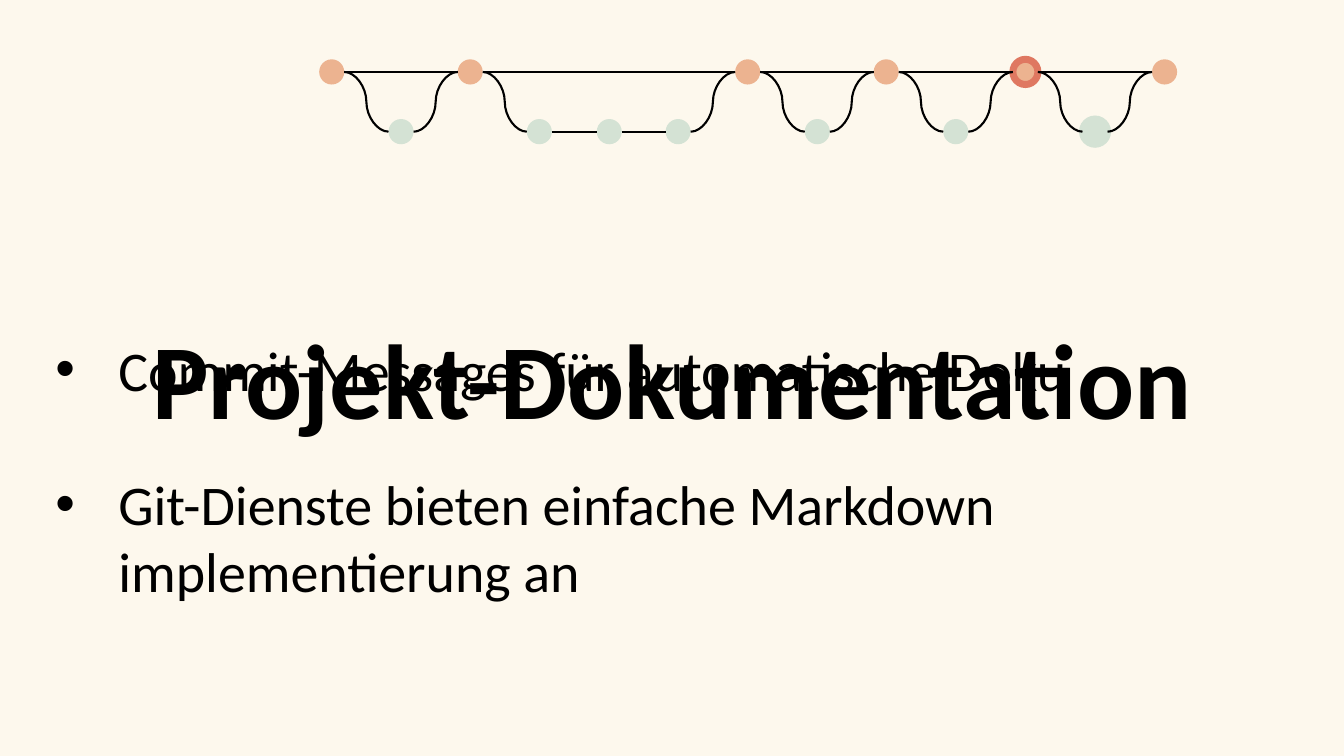
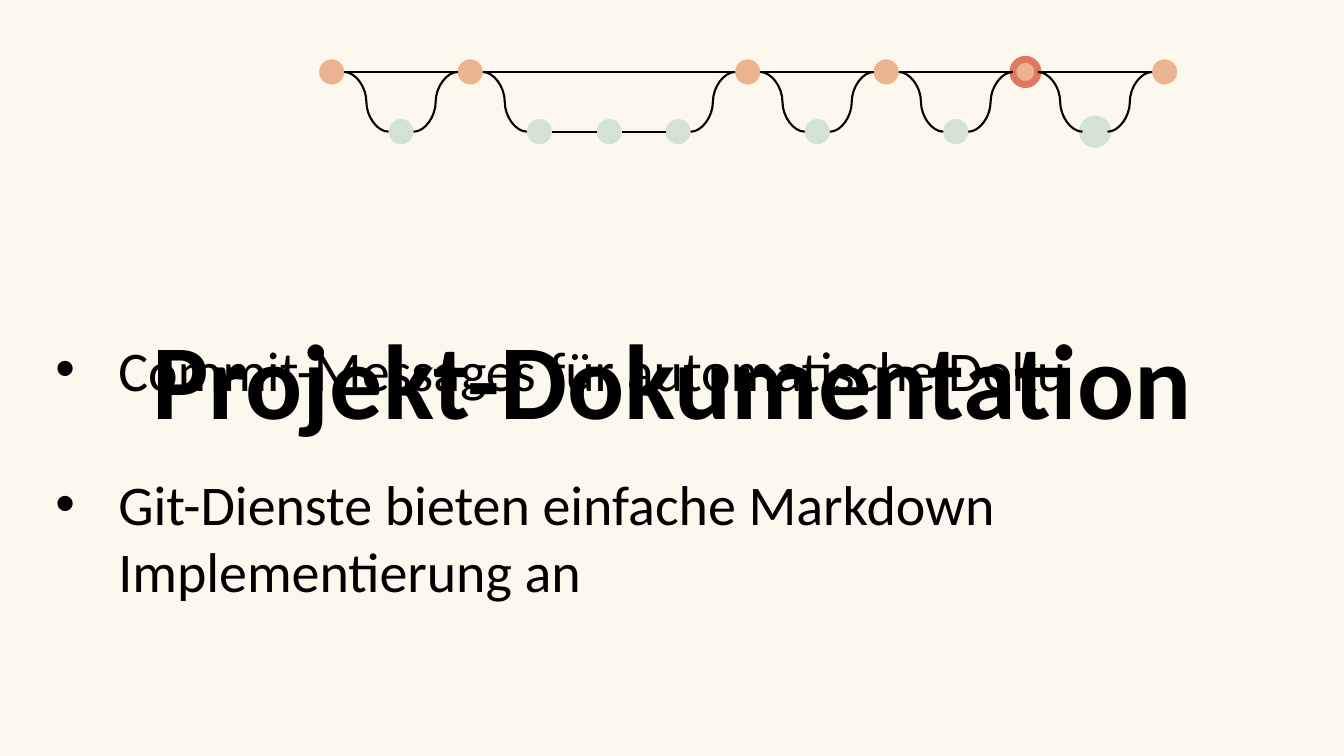
Before and after one commit to coloph0nius/SWEN, a slide deck: slide 12 of GITDesign.pptx. Drawn at 1344x756 pixels with LibreOffice and Linux fonts; fonts in the diff are those of the drawing; background and template pictures are left out. Boxes give left, top, right and bottom in pixels: in the first picture for what was removed or moved away, otherwise in the second. Text is boxed around its words. In the diff, an @@ line names an element or a change of style, - is before the commit and + after.

Commit message:
fixed typos in presentation

```diff
--- a/GITDesign.pptx
+++ b/GITDesign.pptx
@@ text at (x1=118, y1=486, x2=995, y2=602): text changed @@
-• Git-Dienste bieten einfache Markdown implementierung an
+• Git-Dienste bieten einfache Markdown Implementierung an
```
Also in this commit, not shown: 2 other slides changed.
